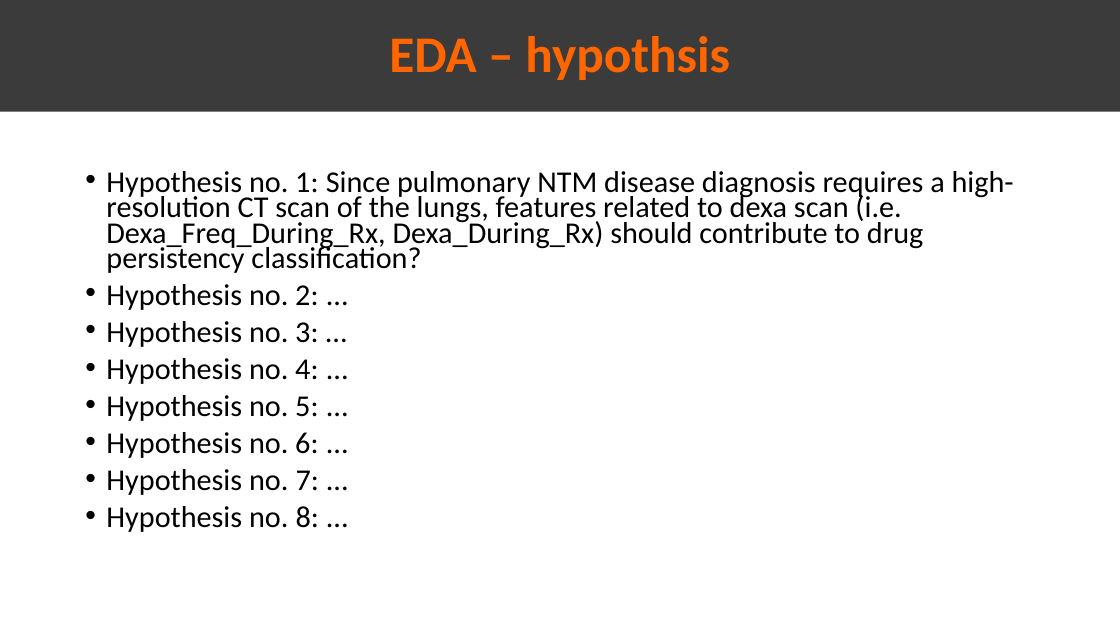
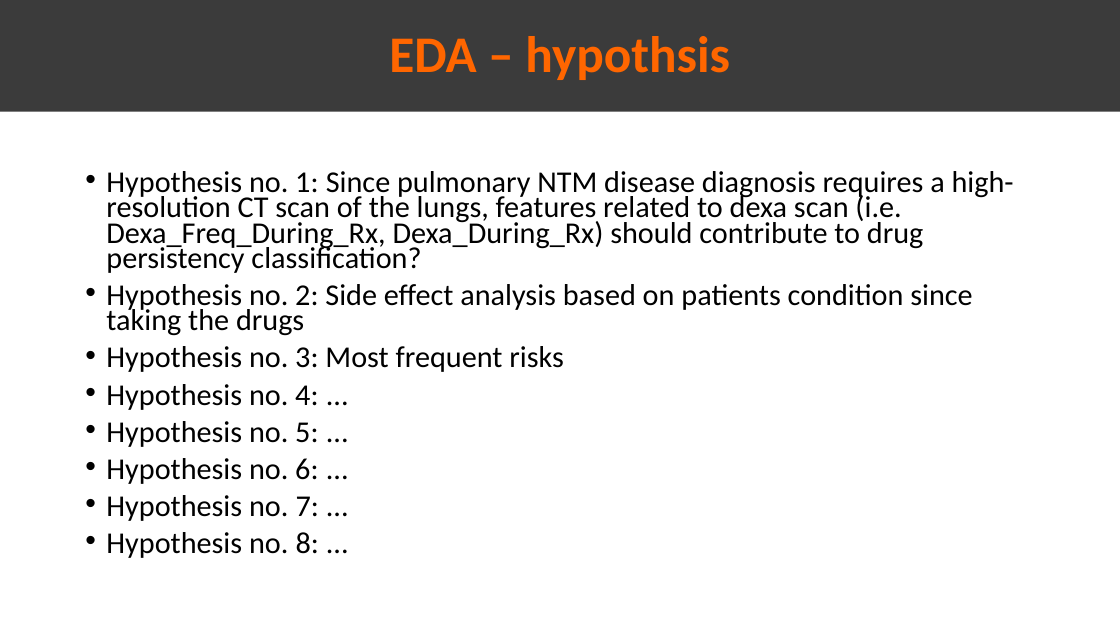
Before and after one commit to Omar-Safwat/HealthCare_project, a slide deck: slide 7 of Week_11/Presentation_EDA.pptx. Drawn at 1120x630 pixels with LibreOffice and Linux fonts; fonts in the diff are those of the drawing. Boxes give left, top, right and bottom in pixels: in the first picture for what was removed or moved away, otherwise in the second. Text is boxed around its words. In the diff, an @@ line names an element or a change of style, - is before the commit and + after.

Commit message:
update ppt

```diff
--- a/Week_11/Presentation_EDA.pptx
+++ b/Week_11/Presentation_EDA.pptx
@@ text at (x1=106, y1=284, x2=972, y2=372): text changed @@
-• Hypothesis no. 2: ...
-• Hypothesis no. 3: …
+• Hypothesis no. 2: Side effect analysis based on patients condition since taking the drugs
+• Hypothesis no. 3: Most frequent risks
```
Also in this commit, not shown: 1 other slide changed.
